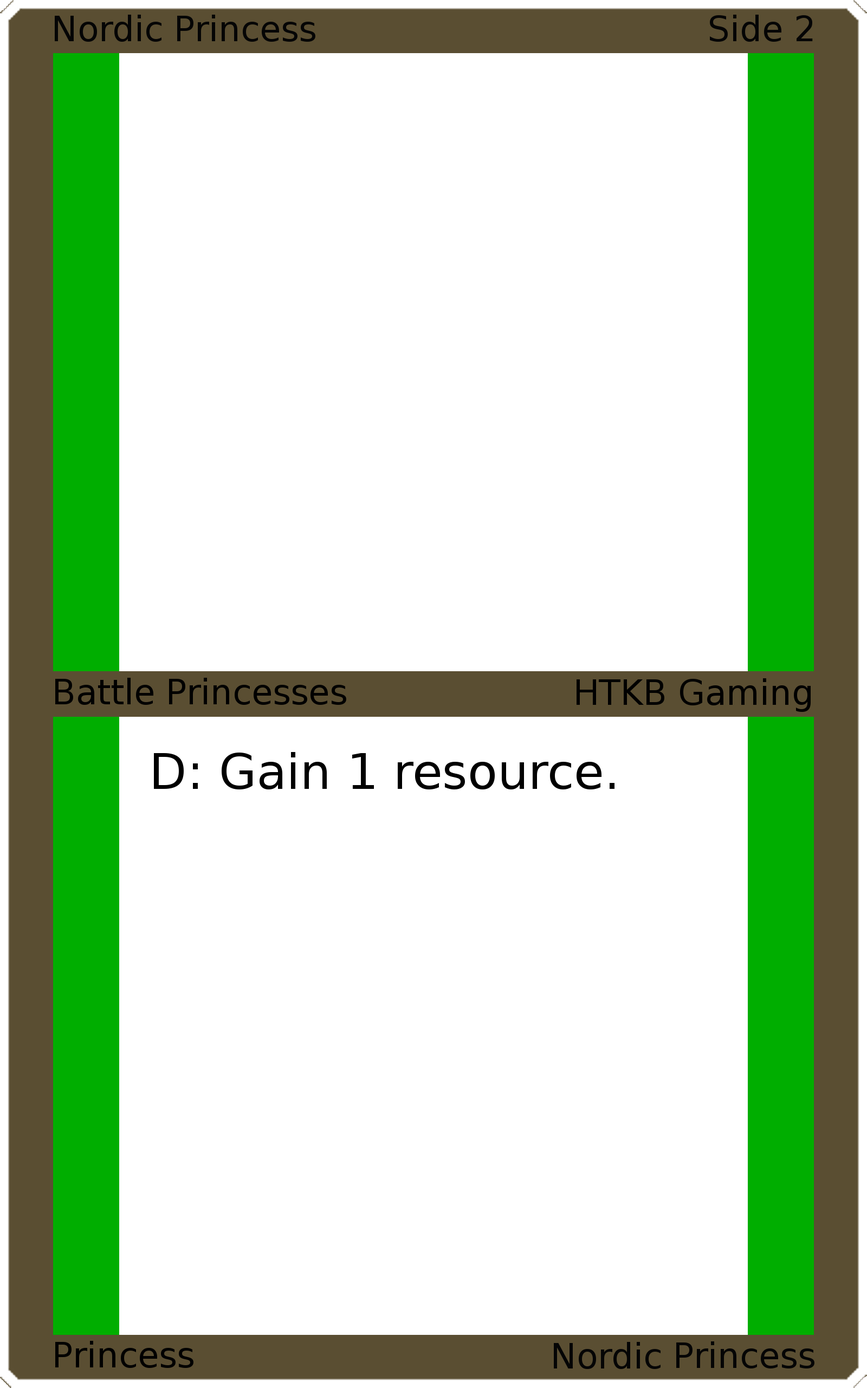
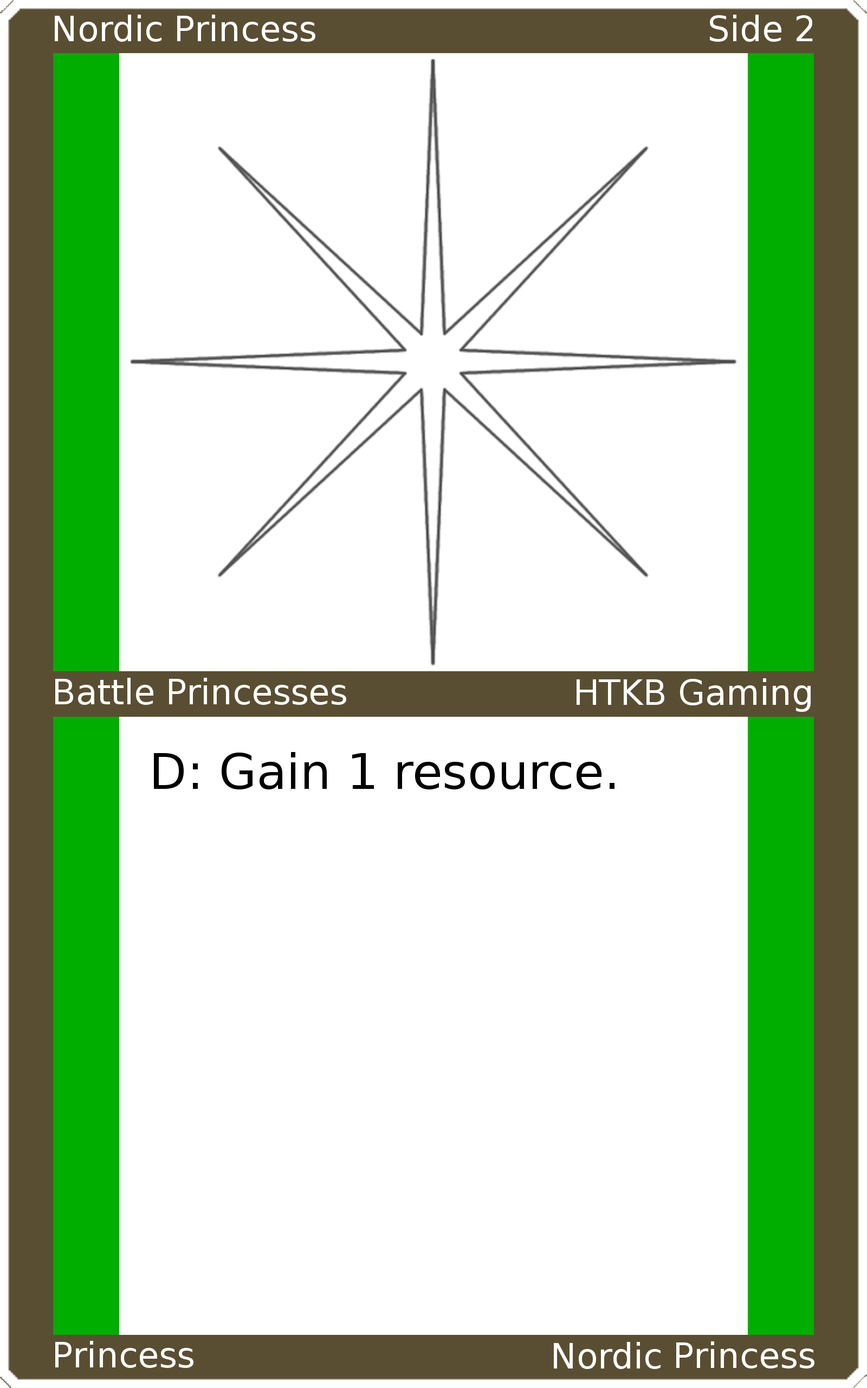
Revision of a layered 867x1388 image; what changed, layer by layer:
painted on "Upper Left" over [54,14,316,42]
painted on "Upper Right" over [710,14,814,42]
painted on "Mid Left" over [55,677,347,705]
painted on "Mid Right" over [576,678,811,712]
painted on "Bottom Left" over [55,1340,194,1368]
painted on "Bottom Right" over [553,1340,815,1369]
added layer "Art" above "Top Background" over [129,57,738,666]
